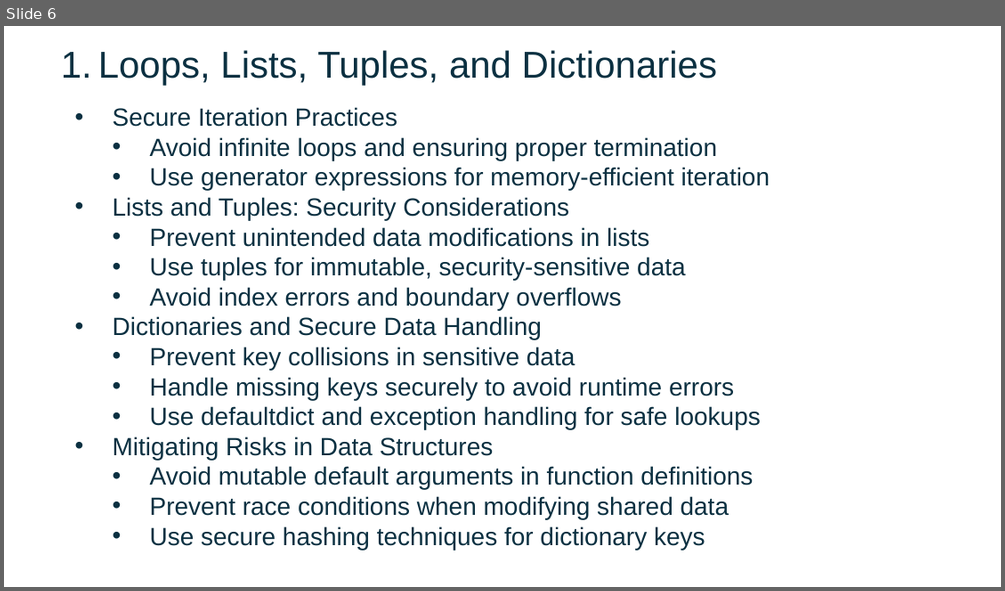
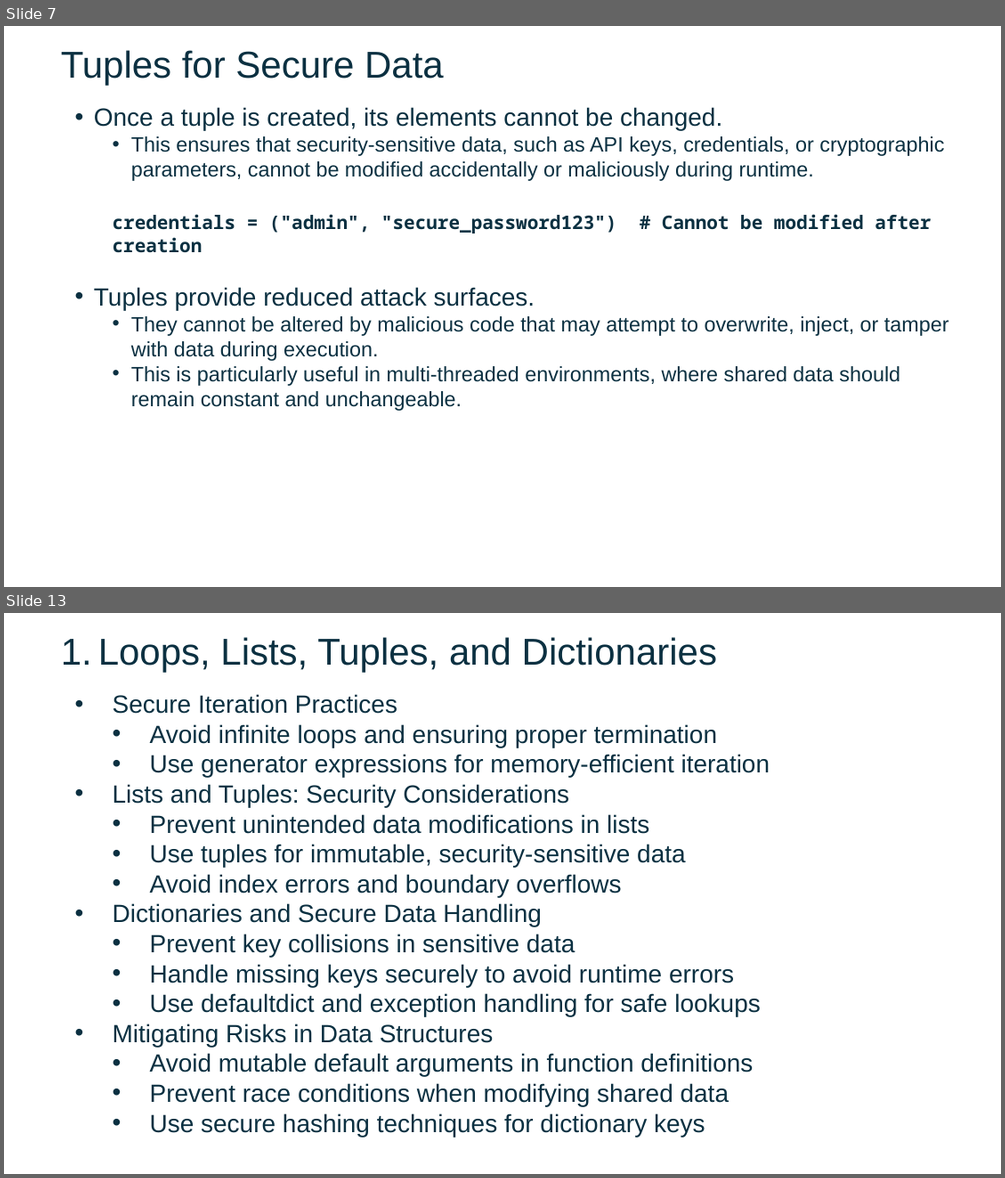
Before and after one commit to FSCJ-FacultyDev/SWC-Columbus-2025, a slide deck: Slides-Day2.pptx. Shown one above the other, each under a label of ours: slide 6 before the commit, slides 7 and 13 after it; the slides between them are not shown. The pictures are 1005x591 and 1005x1178 pixels, drawn with LibreOffice and Linux fonts; fonts in the diff are those of the drawing; background and template pictures are left out. Boxes give left, top, right and bottom in pixels: in the first picture for what was removed or moved away, otherwise in the second. Text is boxed around its words. In the diff, an @@ line names an element or a change of style, - is before the commit and + after.

```diff
--- a/Slides-Day2.pptx
+++ b/Slides-Day2.pptx
@@ slide 7 added at (x1=4, y1=26, x2=1001, y2=587), background picture (left out) @@
@@ text added at (x1=61, y1=50, x2=444, y2=86), 36 pt, text #0B3041 @@
+Tuples for Secure Data
@@ text added at (x1=94, y1=107, x2=949, y2=407), 20 pt, text #0B3041 @@
+• Once a tuple is created, its elements cannot be changed.
+  • This ensures that security-sensitive data, such as API keys, credentials, or cryptographic parameters, cannot be modified accidentally or maliciously during runtime.
+  credentials = ("admin", "secure_password123") # Cannot be modified after creation
+• Tuples provide reduced attack surfaces.
+  • They cannot be altered by malicious code that may attempt to overwrite, inject, or tamper with data during execution.
+  • This is particularly useful in multi-threaded environments, where shared data should remain constant and unchangeable.
@@ what was slide 6 is now slide 13 @@
```
Also in this commit, not shown: 5 slides changed, 6 other slides added.
